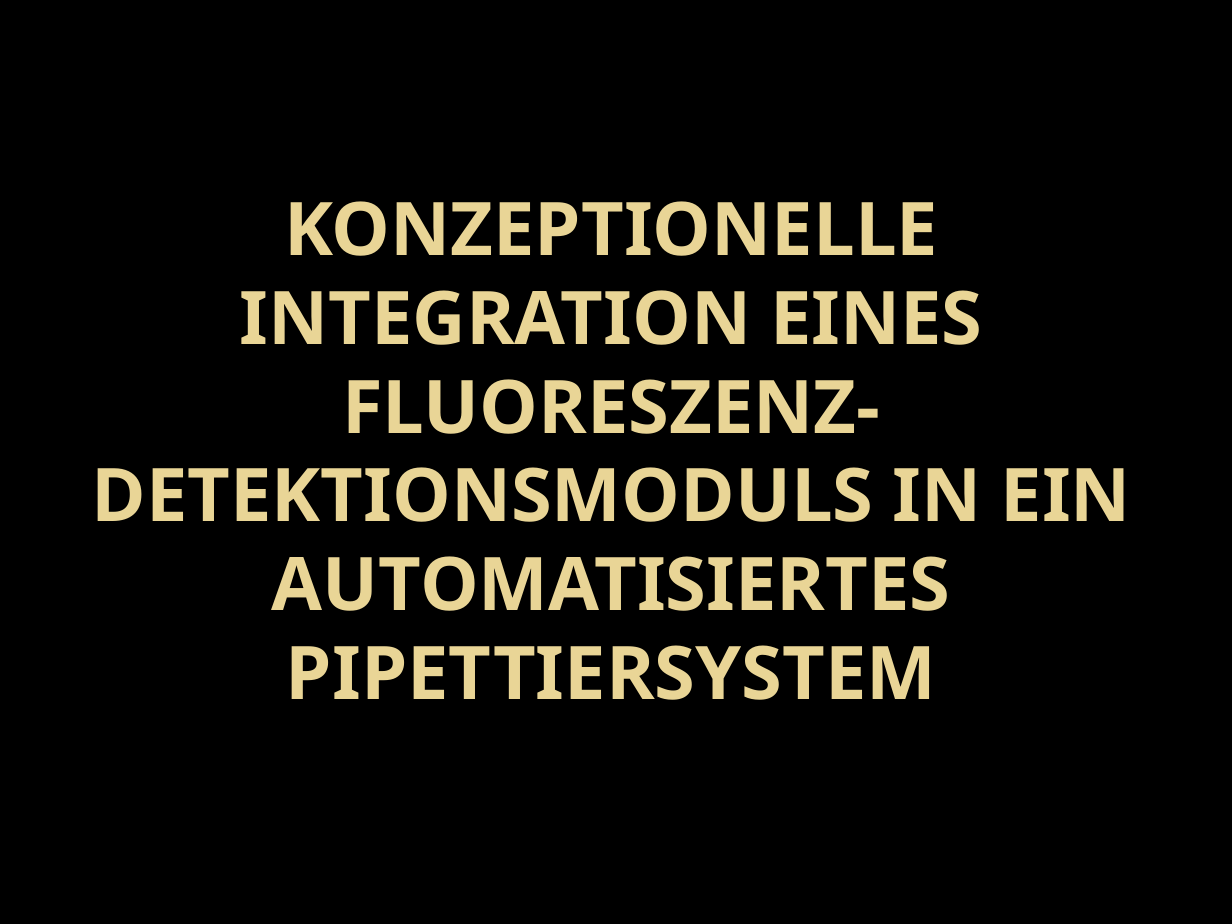
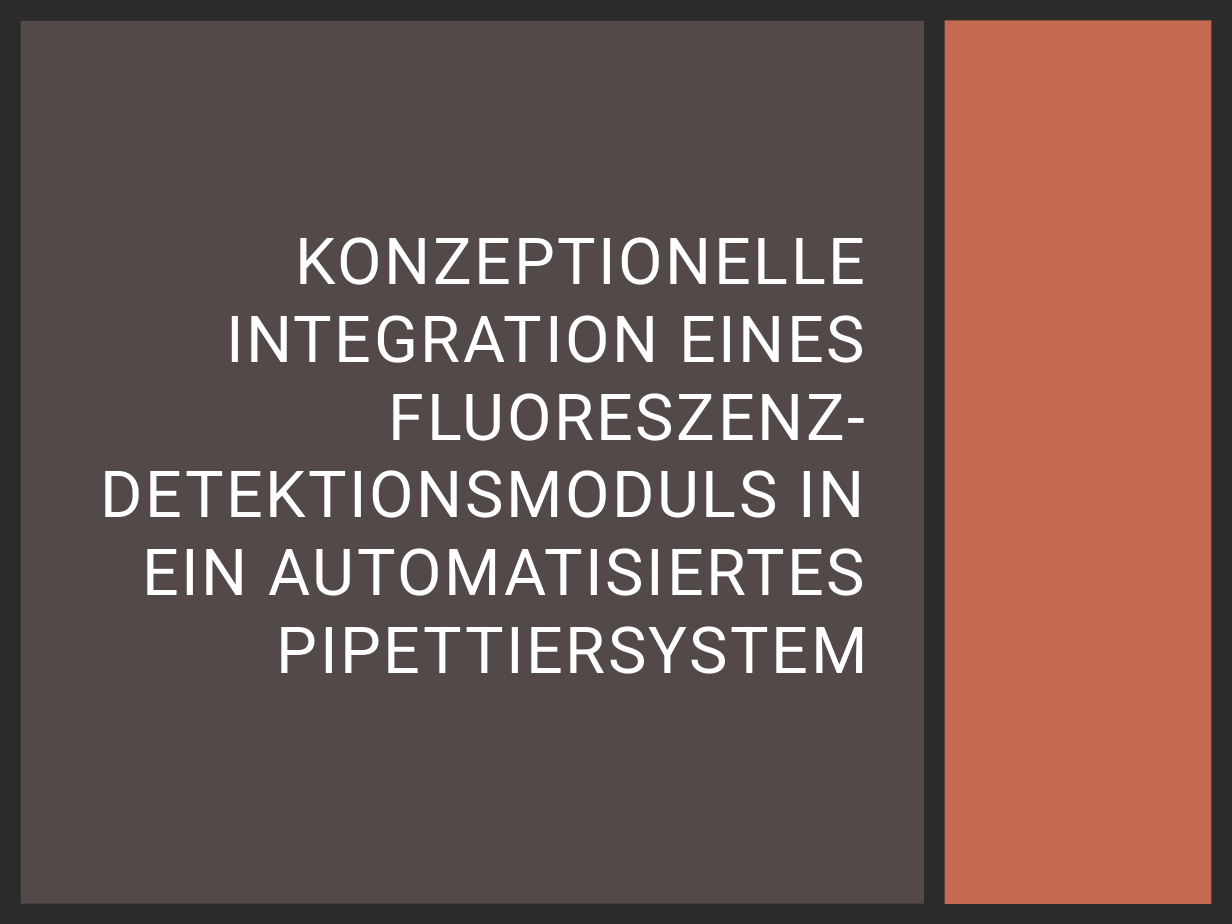
Before and after one commit to Bondzio/Stuff, a slide deck: slide 1 of Studienarbeit/Präsentation.pptx. Drawn at 1232x924 pixels with LibreOffice and Linux fonts; fonts in the diff are those of the drawing; background and template pictures are left out; a plain dark background stands for a picture behind light text. Boxes give left, top, right and bottom in pixels: in the first picture for what was removed or moved away, otherwise in the second. Text is boxed around its words. In the diff, an @@ line names an element or a change of style, - is before the commit and + after.

```diff
--- a/Studienarbeit/Präsentation.pptx
+++ b/Studienarbeit/Präsentation.pptx
@@ rectangle added at (21,21,924,904), fill #534949 @@
@@ rectangle added at (945,21,1212,904), fill #C66951 @@
@@ title "KONZEPTIONELLE INTEGRATION EINES FLUORESZENZ-DETEKTIONSMODUL ..." at (100,237,868,674): size 43.2 to 37.8 pt, font Noto Sans to Roboto, text colour gradient #EAD696 to #E7D081 to #FFFFFF, letter spacing 0 to 1.5 pt, bold off; alignment centre to right; vertical alignment bottom to middle @@
```
Also in this commit, not shown: 2 other slides changed, 14 slides added.
